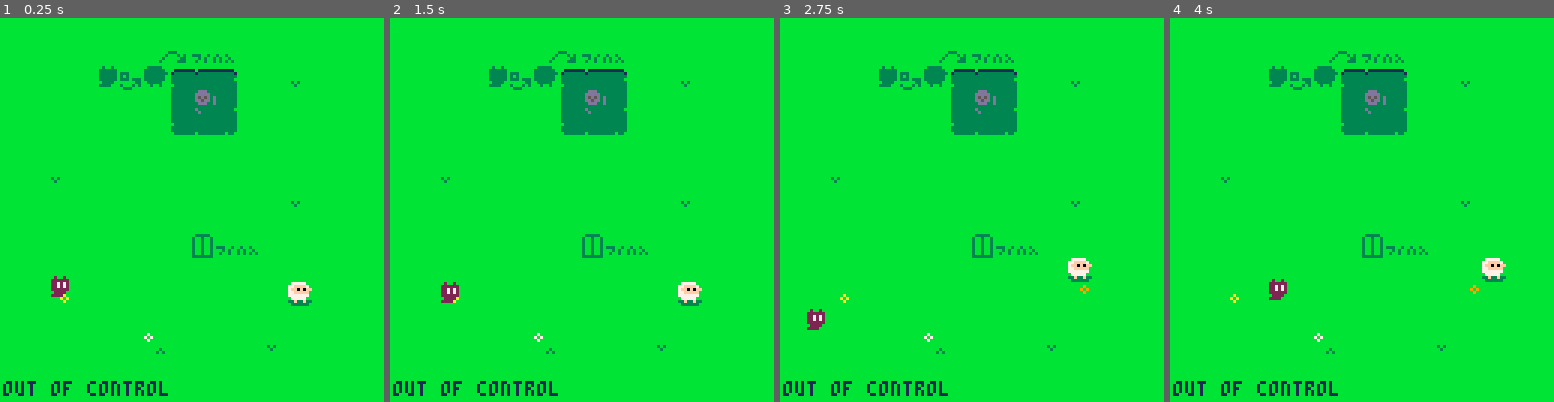
Above: before the commit, frames 1-4 (left to right).
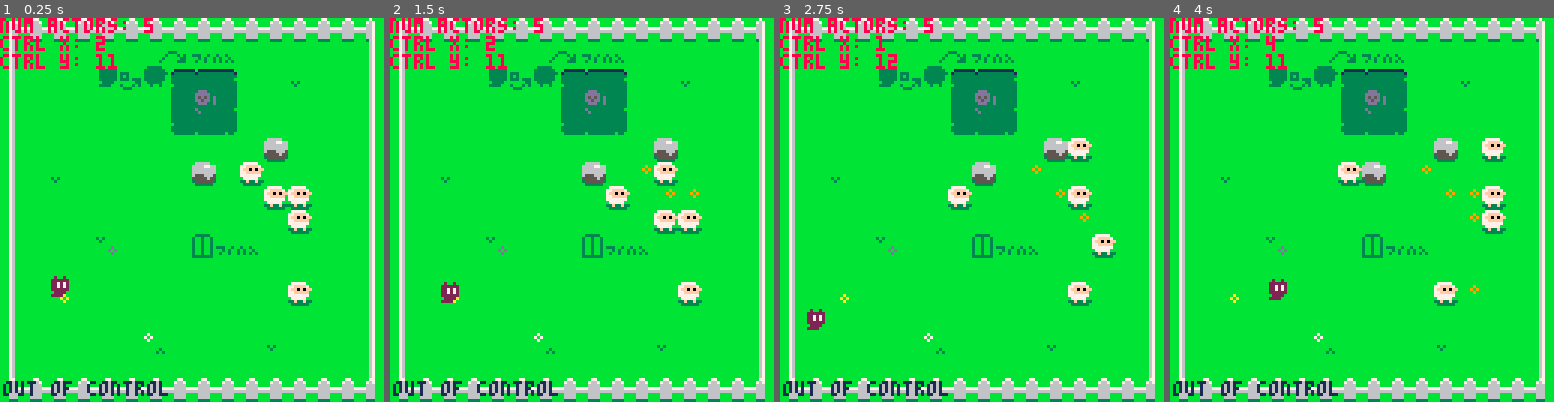
Above: after the commit, the same moments.

Repository: ethanmuller/gmtk-2020-jam
Game: PICO-8 cartridge ooc.p8
Two runs of this game, one before a commit and one after it. Both use one fixed random seed, a clock stepped at 60 frames per second and the inputs below.
Inputs:
- Up to frame 1 (0.25 s): no input
- Up to frame 2 (1.5 s): tap O (Z key) at 0.33, 0.7, 1.43 s
- Up to frame 3 (2.75 s): hold Left 1.97-2.37 s; tap O (Z key) at 2.22 s; hold Down from 2.42 s (still down)
- Up to frame 4 (4 s): release Down at 2.82 s; hold Right 2.87-3.53 s; tap O (Z key) at 3.1, 3.98 s; hold Up from 3.58 s (still down)

The runs differ from the first frame. In frame 1, 12% of the frame differs, in the area x 0-98%, y 0-100%; in frame 2, 13%; in frame 3, 13%; in frame 4, 13%.

Commit message:
Pushable Rocks
- Pushable items (marked via flag) can be pushed
- Pushable items cannot be pushed into solid objects

Diff:
--- a/ooc.p8
+++ b/ooc.p8
@@ -2,11 +2,13 @@
 version 29
 __lua__
 
-dbg = false
+dbg = true
 
 ctrl = {
   out = false,
 }
+
+asdsad = 0
 
 -- time
 t = 0
@@ -59,6 +61,15 @@
   return nil
 end
 
+function item_at_cell(x,y)
+  for i,a in ipairs(items) do
+    if a.x == x and a.y == y then
+      return a
+    end
+  end
+  return nil
+end
+
 function set_ctrl(i, x, y)
   if i > 0 then
     ctrl.target = i
@@ -97,16 +108,38 @@
   local map_sprite = mget(target_x, target_y)
   local map_flag = fget(map_sprite)
 
+
   local actor_in_cell = actor_at_cell(target_x, target_y)
+  local item_in_cell = item_at_cell(target_x, target_y)
 
   -- if wall is solid...
   if map_flag == 1 or actor_in_cell then
     -- prevent movement
     target_x = a.x
     target_y = a.y
-
     -- oof
     sfx(snd["thump"])
+  end
+
+
+  -- if player move item...
+  if item_in_cell then
+    if item_in_cell.name == "rock" then
+      if(a.controlled == true) then
+        local dx = target_x - a.x
+        local dy = target_y - a.y
+        local move = move_item(item_in_cell, dx, dy)
+        if (move==false) then
+          target_x = a.x
+          target_y = a.y
+          end
+      else
+        target_x = a.x
+        target_y = a.y
+
+        sfx(snd["thump"])
+      end
+    end
   end
 
   -- if player should move...
@@ -116,6 +149,46 @@
     a.y = target_y
     sfx(snd["step"])
   end
+end
+
+function move_item(item, x, y)
+  local target_x = item.x + (x or 0)
+  local target_y = item.y + (y or 0)
+
+  local map_sprite = mget(target_x, target_y)
+  local map_flag = fget(map_sprite)
+
+  local actor_in_cell = actor_at_cell(target_x, target_y)
+  local item_in_cell = item_at_cell(target_x, target_y)
+
+
+  -- if wall is solid...
+  if map_flag == 1 or item_in_cell then
+    -- prevent movement
+    target_x = item.x
+    target_y = item.y
+    -- oof
+    sfx(snd["thump"])
+
+    return false
+  end
+    if actor_in_cell then
+    -- prevent movement
+    target_x = item.x
+    target_y = item.y
+    -- oof
+    sfx(snd["thump"])
+
+    return false
+  end
+
+  if item.x != target_x or
+  item.y != target_y then
+    item.x = target_x
+    item.y =  target_y
+  end
+
+  return true
 end
 
 function get_input()
@@ -138,7 +211,9 @@
     if btnp(🅾️) then
       local i = actor_i_at_cell(ctrl.x, ctrl.y)
       if i then
-        set_ctrl(i)
+        if(actors[i].name == "sheep") then
+          set_ctrl(i)
+        end
       else
         sfx(snd["nope"])
       end
@@ -164,9 +239,43 @@
 
 end
 
+-- this function summon based on the flag
+summon = {
+  [0] = function(x,y) end,
+  [1] = function(x,y) end,
+  -- summon sheep
+  [2] = function(x,y)
+      add(actors, {
+              s=96,
+              name="sheep",
+              music="a",
+              x=x,
+              y=y,
+              time_at_last_move=t,
+        })
+    end,
+  -- summon rock
+  [3] = function(x,y)
+    add(items, {
+        s=113,
+        name="rock",
+        music="a",
+        x=x,
+        y=y,
+        time_at_last_move=t,
+    })
+  end,
+  -- summon player
+  [4] = function(x,y)
+      set_ctrl(0, x, y)
+    end,
+  [8] = function(x,y) end,
+}
+
 function load_map(i)
   -- clear out all actors
   actors = {}
+  items = {}
 
   -- load map based on index
   gs.map = i
@@ -176,20 +285,7 @@
       local current_cell = mget(i,j)
       local current_flag = fget(current_cell)
 
-      if current_flag == 2 then
-        add(actors, {
-              s=96,
-              name="sheep",
-              music="a",
-              x=i,
-              y=j,
-              time_at_last_move=t,
-        })
-      end
-
-      if current_flag == 4 then
-        set_ctrl(0, i, j)
-      end
+      summon[current_flag](i,j)
     end
   end
 end
@@ -203,9 +299,12 @@
       {-1, 0},
     }
 
+    local last_x = a.x
+    local last_y = a.y
+
     local random_option = options[flr(rnd(#options))+1]
 
-    if not a.controlled and (t - a.time_at_last_move > 100) then
+    if not a.controlled and (t - a.time_at_last_move > 40) and a.name == "sheep" then
       move_animal(a, unpack(random_option))
     end
   end
@@ -222,14 +321,18 @@
   map(0, 0, 0, 0, 16, 16)
   -- spr(p1.s, p1.x * 8, p1.y * 8)
 
-  for i,a in ipairs(actors) do
-    palt(0, false)
-    palt(11, true)
-
-    if a.controlled then
-      spr(a.s - 16, a.x * 8, a.y * 8)
+  palt(0, false)
+  palt(11, true)
+
+  for i,item in ipairs(items) do
+    spr(item.s, item.x * 8, item.y * 8)
+  end
+
+  for i,actor in ipairs(actors) do
+    if actor.controlled then
+      spr(actor.s - 16, actor.x * 8, actor.y * 8)
     else
-      spr(a.s, a.x * 8, a.y * 8)
+      spr(actor.s, actor.x * 8, actor.y * 8)
     end
   end
 
@@ -399,54 +503,54 @@
 
 
 __gff__
-0001000000000000000000000000000000000000000000000000000000000000000000000000000000000000000000000000000000000000000800000000000000000000000000000000000000000000000002000000000000000000000000000200020002000000000000000000000001000000020000000000000000000000
-0101010000000000000000000000000001000100000000000000000000000000010001000000000000000000000000000204000000000002000000000000000000000000000000000000000000000000000000000000000000000000000000000000000000000000000000000000000000000000000000000000000000000000
+0001000000000000000000000000000000000000000000000000000000000000000000000000000000000000000000000000000000000000000800000000000000000000000000000000000000000000000002020000000000000000000000000200020202000000000000000000000001070000020000000000000000000000
+0101010000000000000000000000000001000100000000000000000000000000010001000000000000000000000000000204000000030002000000000000000000000000000000000000000000000000000000000000000000000000000000000000000000000000000000000000000000000000000000000000000000000000
 __map__
-b6b6b6b6b6b6b6b6b6b6b6b6b6b6b6b600000000000000000000000000000000000000000000000000000000000000000000000000000000000000000000000000000000000000000000000000000000000000000000000000000000000000000000000000000000000000000000000000000000000000000000000000000000
-b6b6b6b6b6b60708090ab6b6b6b6b6b600000000000000000000000000000000000000000000000000000000000000000000000000000000000000000000000000000000000000000000000000000000000000000000000000000000000000000000000000000000000000000000000000000000000000000000000000000000
-b6b6b6b615161718191ab6b691b6b6b600000000000000000000000000000000000000000000000000000000000000000000000000000000000000000000000000000000000000000000000000000000000000000000000000000000000000000000000000000000000000000000000000000000000000000000000000000000
-b6b6b6b6b6b6b628292ab6b6b6b6b6b600000000000000000000000000000000000000000000000000000000000000000000000000000000000000000000000000000000000000000000000000000000000000000000000000000000000000000000000000000000000000000000000000000000000000000000000000000000
-b6b6b6b6b6b6b638393ab6b6b6b6b6b600000000000000000000000000000000000000000000000000000000000000000000000000000000000000000000000000000000000000000000000000000000000000000000000000000000000000000000000000000000000000000000000000000000000000000000000000000000
-b6b6b6b6b6b6b6b6b6b6b6b6b6b6b6b600000000000000000000000000000000000000000000000000000000000000000000000000000000000000000000000000000000000000000000000000000000000000000000000000000000000000000000000000000000000000000000000000000000000000000000000000000000
-b6b691b6b6b6b6b6b6b6b6b6b6b6b6b600000000000000000000000000000000000000000000000000000000000000000000000000000000000000000000000000000000000000000000000000000000000000000000000000000000000000000000000000000000000000000000000000000000000000000000000000000000
-b6b6b6b6b6b6b6b6b6b6b6b691b6b6b600000000000000000000000000000000000000000000000000000000000000000000000000000000000000000000000000000000000000000000000000000000000000000000000000000000000000000000000000000000000000000000000000000000000000000000000000000000
-b6b6b6b6b6b6b6b6b6b6b6b6b6b6b6b600000000000000000000000000000000000000000000000000000000000000000000000000000000000000000000000000000000000000000000000000000000000000000000000000000000000000000000000000000000000000000000000000000000000000000000000000000000
-b6b6b6b6b6b6b6b60c090ab6b6b6b6b600000000000000000000000000000000000000000000000000000000000000000000000000000000000000000000000000000000000000000000000000000000000000000000000000000000000000000000000000000000000000000000000000000000000000000000000000000000
-b6b6b6b6b6b6b6b6b6b6b6b6b6b6b6b600000000000000000000000000000000000000000000000000000000000000000000000000000000000000000000000000000000000000000000000000000000000000000000000000000000000000000000000000000000000000000000000000000000000000000000000000000000
-b6b6b1b6b6b6b6b6b6b6b6b6b0b6b6b600000000000000000000000000000000000000000000000000000000000000000000000000000000000000000000000000000000000000000000000000000000000000000000000000000000000000000000000000000000000000000000000000000000000000000000000000000000
-b6b6b6b6b6b6b6b6b6b6b6b6b6b6b6b600000000000000000000000000000000000000000000000000000000000000000000000000000000000000000000000000000000000000000000000000000000000000000000000000000000000000000000000000000000000000000000000000000000000000000000000000000000
-b6b6b6b6b6b6b3b6b6b6b691b6b6b6b600000000000000000000000000000000000000000000000000000000000000000000000000000000000000000000000000000000000000000000000000000000000000000000000000000000000000000000000000000000000000000000000000000000000000000000000000000000
-b6b6b6b6b6b6b6b6b6b6b6b6b6b6b6b600000000000000000000000000000000000000000000000000000000000000000000000000000000000000000000000000000000000000000000000000000000000000000000000000000000000000000000000000000000000000000000000000000000000000000000000000000000
-b6b6b6b6b6b6b6b6b6b6b6b6b6b6b6b600000000000000000000000000000000000000000000000000000000000000000000000000000000000000000000000000000000000000000000000000000000000000000000000000000000000000000000000000000000000000000000000000000000000000000000000000000000
-…(32 lines of a section not shown)…
+8081818181818181818181818181818200000000000000000000000000000000000000000000000000000000000000000000000000000000000000000000000000000000000000000000000000000000000000000000000000000000000000000000000000000000000000000000000000000000000000000000000000000000
+90b6b6b6b6b60708090ab6b6b6b6b69200000000000000000000000000000000000000000000000000000000000000000000000000000000000000000000000000000000000000000000000000000000000000000000000000000000000000000000000000000000000000000000000000000000000000000000000000000000
+90b6b6b615161718191ab6b691b6b69200000000000000000000000000000000000000000000000000000000000000000000000000000000000000000000000000000000000000000000000000000000000000000000000000000000000000000000000000000000000000000000000000000000000000000000000000000000
+90b6b6b6b6b6b628292ab6b6b6b6b69200000000000000000000000000000000000000000000000000000000000000000000000000000000000000000000000000000000000000000000000000000000000000000000000000000000000000000000000000000000000000000000000000000000000000000000000000000000
+90b6b6b6b6b6b638393ab6b6b6b6b69200000000000000000000000000000000000000000000000000000000000000000000000000000000000000000000000000000000000000000000000000000000000000000000000000000000000000000000000000000000000000000000000000000000000000000000000000000000
+90b6b6b6b6b6b6b6b6b6b6b5b6b61d9200000000000000000000000000000000000000000000000000000000000000000000000000000000000000000000000000000000000000000000000000000000000000000000000000000000000000000000000000000000000000000000000000000000000000000000000000000000
+90b691b6b6b6b6b6b5b6b0b6b6b6b69200000000000000000000000000000000000000000000000000000000000000000000000000000000000000000000000000000000000000000000000000000000000000000000000000000000000000000000000000000000000000000000000000000000000000000000000000000000
+90b6b6b6b6b6b6b6b6b6b6b0b0b6b69200000000000000000000000000000000000000000000000000000000000000000000000000000000000000000000000000000000000000000000000000000000000000000000000000000000000000000000000000000000000000000000000000000000000000000000000000000000
+90b6b6b6b6b6b6b6b6b6b6b6b0b6b69200000000000000000000000000000000000000000000000000000000000000000000000000000000000000000000000000000000000000000000000000000000000000000000000000000000000000000000000000000000000000000000000000000000000000000000000000000000
+90b6b6b6b4b6b6b60c090ab6b6b6b69200000000000000000000000000000000000000000000000000000000000000000000000000000000000000000000000000000000000000000000000000000000000000000000000000000000000000000000000000000000000000000000000000000000000000000000000000000000
+90b6b6b6b6b6b6b6b6b6b6b6b6b6b69200000000000000000000000000000000000000000000000000000000000000000000000000000000000000000000000000000000000000000000000000000000000000000000000000000000000000000000000000000000000000000000000000000000000000000000000000000000
+90b6b1b6b6b6b6b6b6b6b6b6b0b6b69200000000000000000000000000000000000000000000000000000000000000000000000000000000000000000000000000000000000000000000000000000000000000000000000000000000000000000000000000000000000000000000000000000000000000000000000000000000
+90b6b6b6b6b6b6b6b6b6b6b6b6b6b69200000000000000000000000000000000000000000000000000000000000000000000000000000000000000000000000000000000000000000000000000000000000000000000000000000000000000000000000000000000000000000000000000000000000000000000000000000000
+90b6b6b6b6b6b3b6b6b6b691b6b6b69200000000000000000000000000000000000000000000000000000000000000000000000000000000000000000000000000000000000000000000000000000000000000000000000000000000000000000000000000000000000000000000000000000000000000000000000000000000
+90b6b6b6b6b6b6b6b6b6b6b6b6b6b69200000000000000000000000000000000000000000000000000000000000000000000000000000000000000000000000000000000000000000000000000000000000000000000000000000000000000000000000000000000000000000000000000000000000000000000000000000000
+a08181818181818181818181818181a200000000000000000000000000000000000000000000000000000000000000000000000000000000000000000000000000000000000000000000000000000000000000000000000000000000000000000000000000000000000000000000000000000000000000000000000000000000
+…(32 lines of a section not shown)…
Not shown, changed: 18 lines of the sprite sheet (__gfx__) section of ooc.p8
